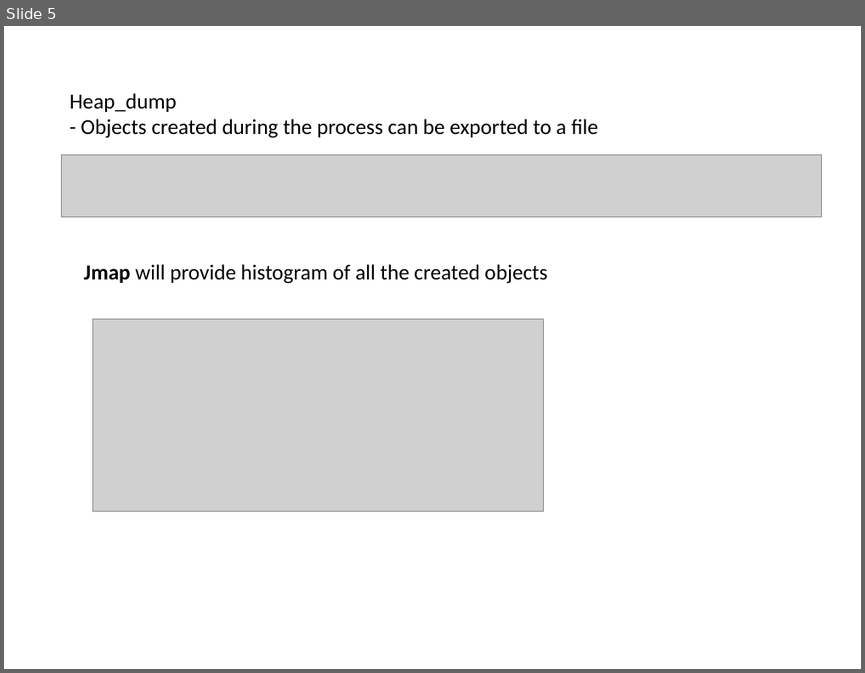
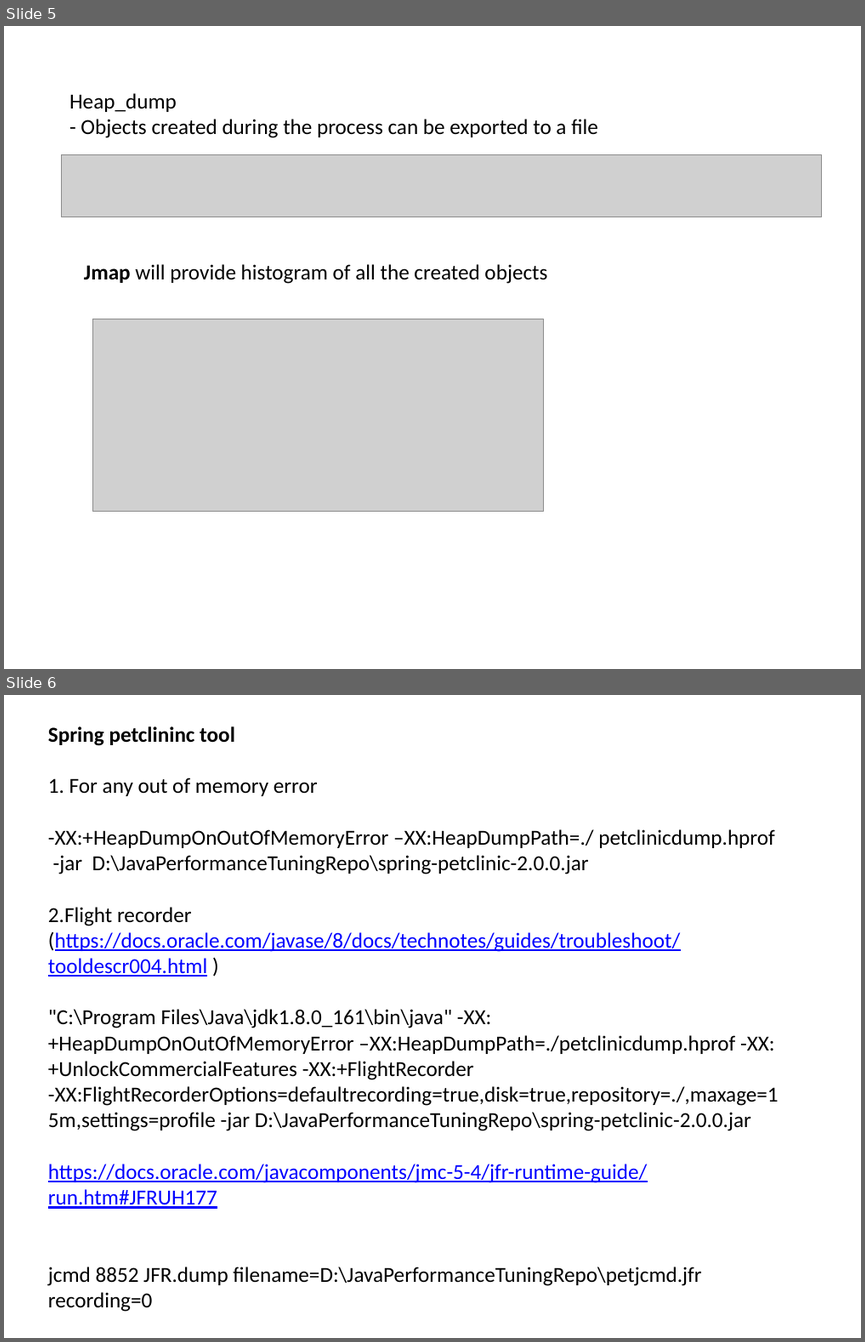
Before and after one commit to mdparthi/JavaPerformanceTuning, a slide deck: JPTInfo.pptx. Shown one above the other, each under a label of ours: slide 5 before the commit, slides 5 and 6 after it. The pictures are 865x673 and 865x1342 pixels, drawn with LibreOffice and Linux fonts; fonts in the diff are those of the drawing; grey boxes stand for pictures. Boxes give left, top, right and bottom in pixels: in the first picture for what was removed or moved away, otherwise in the second. Text is boxed around its words. In the diff, an @@ line names an element or a change of style, - is before the commit and + after.

```diff
--- a/JPTInfo.pptx
+++ b/JPTInfo.pptx
@@ slide 6 added at (x1=4, y1=695, x2=861, y2=1338), background #FFFFFF @@
@@ text added at (x1=48, y1=726, x2=778, y2=1311), 18 pt, text #000000 @@
+Spring petclininc tool
+1. For any out of memory error
+-XX:+HeapDumpOnOutOfMemoryError –XX:HeapDumpPath=./ petclinicdump.hprof
+-jar D:\JavaPerformanceTuningRepo\spring-petclinic-2.0.0.jar
+2.Flight recorder (https://docs.oracle.com/javase/8/docs/technotes/guides/troubleshoot/tooldescr004.html )
+"C:\Program Files\Java\jdk1.8.0_161\bin\java" -XX:+HeapDumpOnOutOfMemoryError –XX:HeapDumpPath=./petclinicdump.hprof -XX:+UnlockCommercialFeatures -XX:+FlightRecorder -XX:FlightRecorderOptions=defaultrecording=true,disk=true,repository=./,maxage=15m,settings=profile -jar D:\JavaPerformanceTuningRepo\spring-petclinic-2.0.0.jar
+https://docs.oracle.com/javacomponents/jmc-5-4/jfr-runtime-guide/run.htm#JFRUH177
+jcmd 8852 JFR.dump filename=D:\JavaPerformanceTuningRepo\petjcmd.jfr recording=0
```
Also in this commit, not shown: 2 other slides added, 55 other files.
